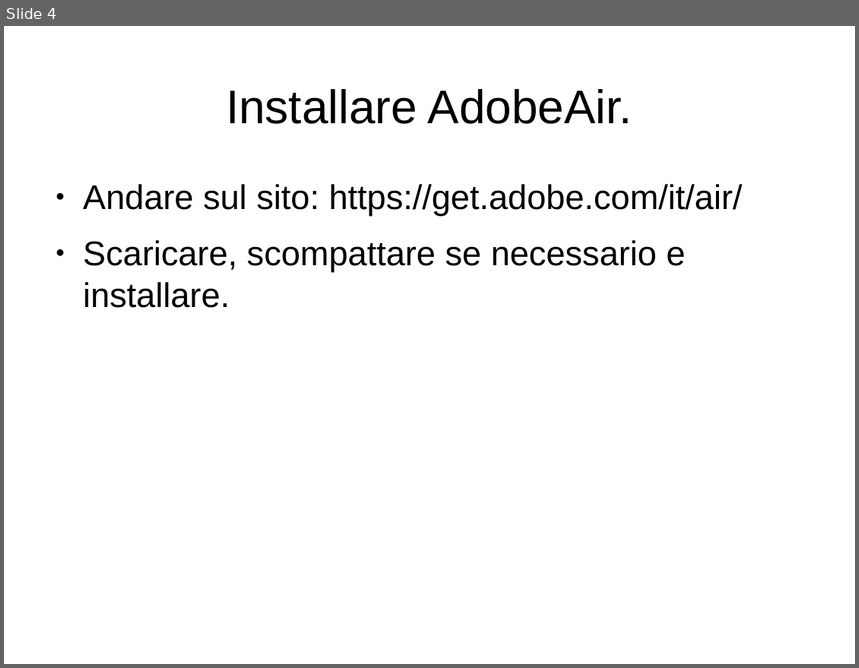
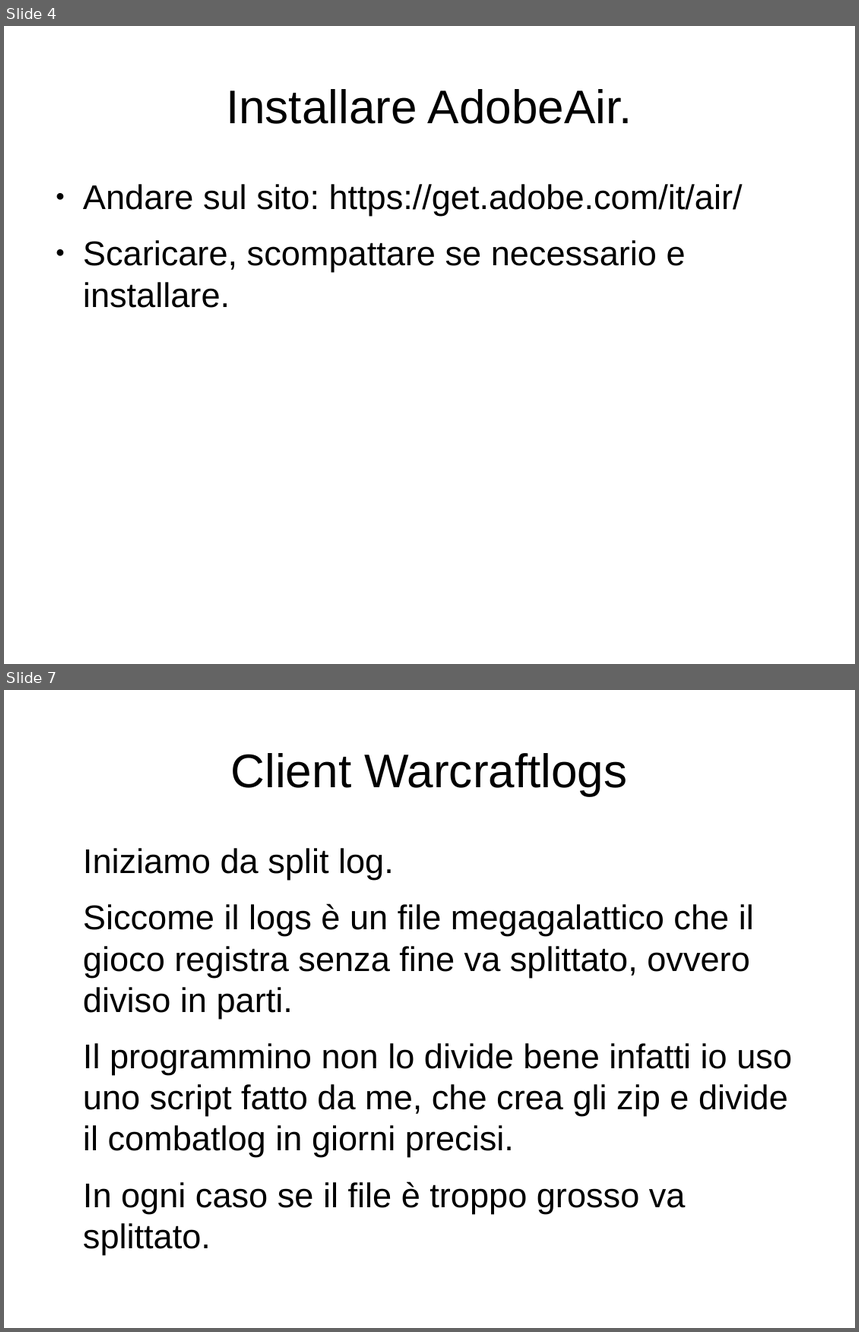
Before and after one commit to sasshaa/Documenti-della-gilda, a slide deck: caricare i log/caricare i log.odp. Shown one above the other, each under a label of ours: slide 4 before the commit, slides 4 and 7 after it; the slides between them are not shown. The pictures are 859x668 and 859x1332 pixels, drawn with LibreOffice and Linux fonts; fonts in the diff are those of the drawing. Boxes give left, top, right and bottom in pixels: in the first picture for what was removed or moved away, otherwise in the second. Text is boxed around its words. In the diff, an @@ line names an element or a change of style, - is before the commit and + after.

```diff
--- a/caricare i log/caricare i log.odp
+++ b/caricare i log/caricare i log.odp
@@ slide 7 added at box(4, 690, 855, 1328), background #FFFFFF @@
@@ title added at box(231, 753, 627, 796), 44 pt, text #000000 @@
+Client Warcraftlogs
@@ text added at box(83, 848, 792, 1214), 32 pt, text #000000 @@
+Iniziamo da split log.
+Siccome il logs è un file megagalattico che il gioco registra senza fine va splittato, ovvero diviso in parti.
+Il programmino non lo divide bene infatti io uso uno script fatto da me, che crea gli zip e divide il combatlog in giorni precisi.
+In ogni caso se il file è troppo grosso va splittato.
```
Also in this commit, not shown: 1 slide changed, 4 other slides added, 1 slide removed, 1 other file.
